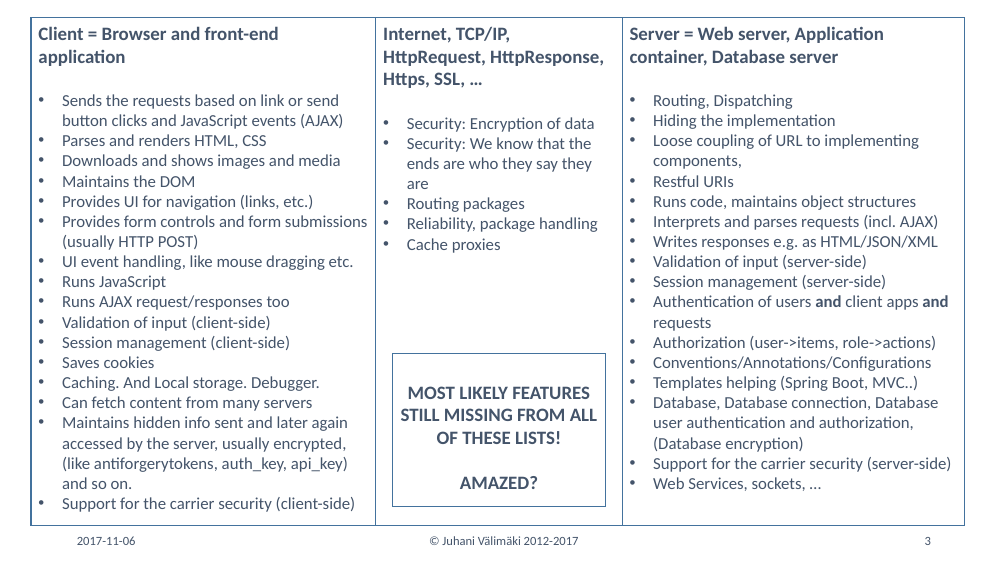
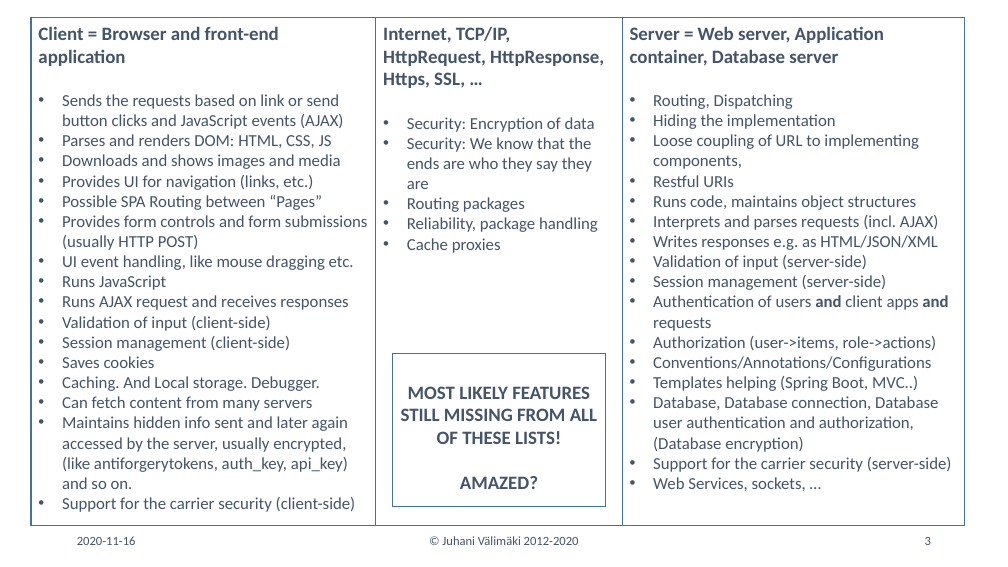
Before and after one commit to valju/docs_backend_design, a slide deck: slide 3 of Responsibilities_services_or_components_ClientCarrierServer.pptx. Drawn at 1008x567 pixels with LibreOffice and Linux fonts; fonts in the diff are those of the drawing. Boxes give left, top, right and bottom in pixels: in the first picture for what was removed or moved away, otherwise in the second. Text is boxed around its words. In the diff, an @@ line names an element or a change of style, - is before the commit and + after.

```diff
--- a/Responsibilities_services_or_components_ClientCarrierServer.pptx
+++ b/Responsibilities_services_or_components_ClientCarrierServer.pptx
@@ text in rectangle at [62, 134, 332, 148]: text changed @@
-• Parses and renders HTML, CSS
+• Parses and renders DOM: HTML, CSS, JS
@@ text in rectangle at [62, 175, 196, 187]: paragraph removed @@
-• Maintains the DOM
@@ text in rectangle at [62, 195, 322, 210]: paragraph added @@
+• Possible SPA Routing between “Pages”
@@ text in rectangle at [62, 295, 348, 310]: text changed @@
-• Runs AJAX request/responses too
+• Runs AJAX request and receives responses
@@ text at [77, 536, 136, 545]: text changed @@
-2017-11-06
+2020-11-16
@@ text at [442, 536, 579, 545]: text changed @@
-© Juhani Välimäki 2012-2017
+© Juhani Välimäki 2012-2020
```
Also in this commit, not shown: 2 other slides changed, 7 other files.
